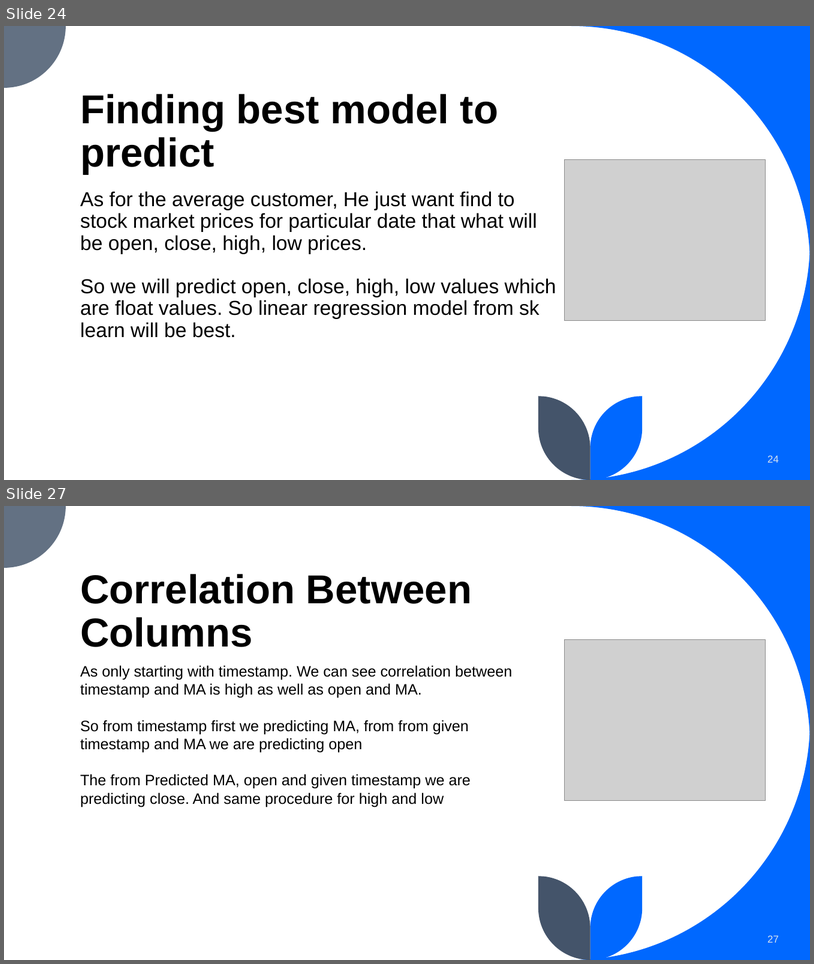
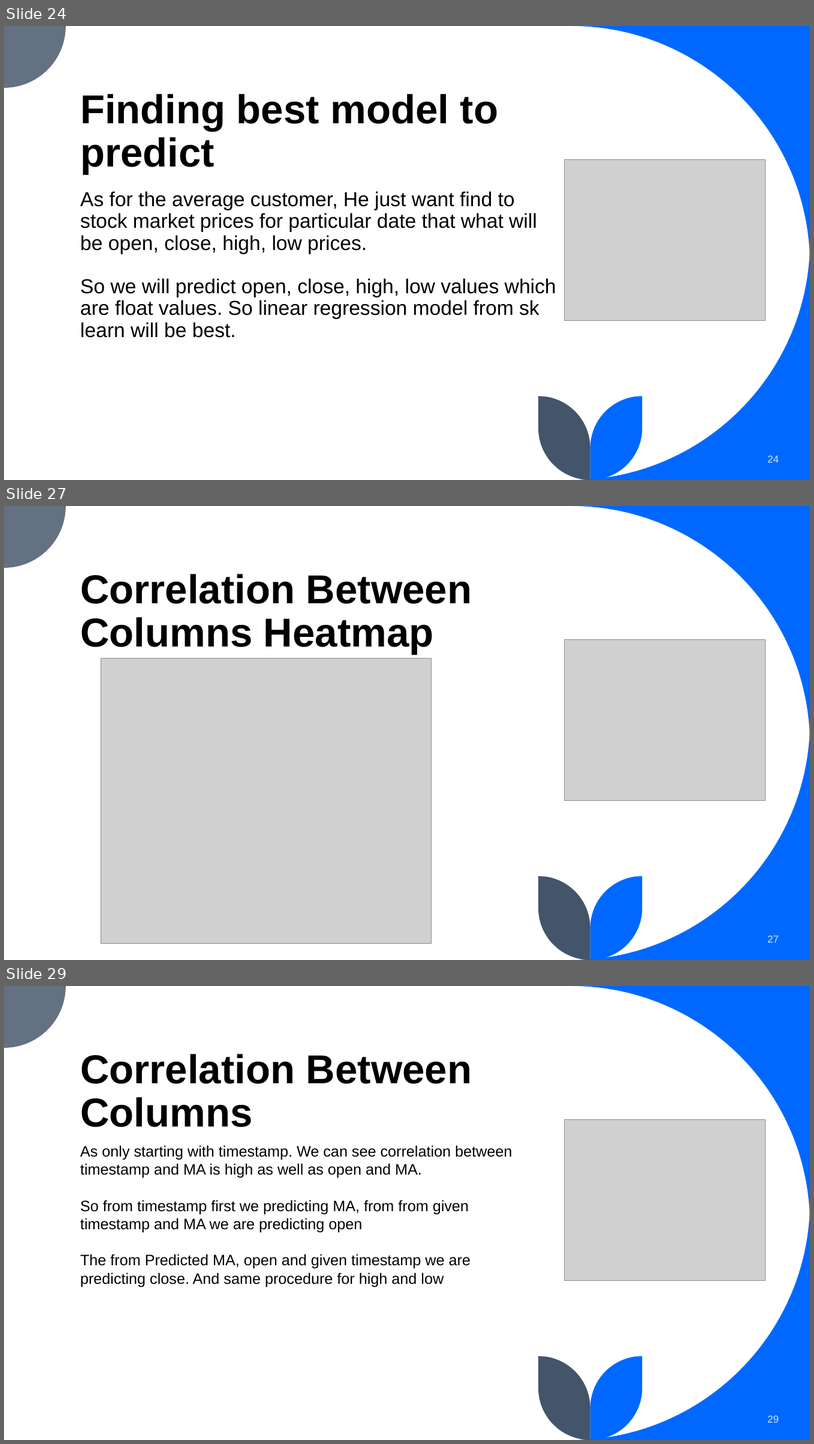
Before and after one commit to Vatsmanglam/Stock-Market-Prediction, a slide deck: project.pptx. Shown one above the other, each under a label of ours: slides 24 and 27 before the commit, slides 24, 27 and 29 after it; the slides between them are not shown. The pictures are 814x964 and 814x1444 pixels, drawn with LibreOffice and Linux fonts; fonts in the diff are those of the drawing; grey boxes stand for pictures. Boxes give left, top, right and bottom in pixels: in the first picture for what was removed or moved away, otherwise in the second. Text is boxed around its words. In the diff, an @@ line names an element or a change of style, - is before the commit and + after.

```diff
--- a/project.pptx
+++ b/project.pptx
@@ slide 27 added at [4, 506, 810, 960], background #FFFFFF; not listed: 5 template elements that a slide beside it also shows @@
@@ title added at [80, 574, 472, 654], 48 pt, text #000000, bold @@
+Correlation Between Columns Heatmap
@@ picture added at [565, 640, 766, 801] @@
@@ picture added at [101, 658, 432, 943] @@
@@ page number added at [768, 935, 779, 942], 12 pt, text #DAE5EF @@
+27
@@ what was slide 27 is now slide 29 @@
@@ page number at [768, 1415, 779, 1422]: text changed @@
-27
+29
```
Also in this commit, not shown: 4 slides changed, 1 other slide added, 3 other files.
